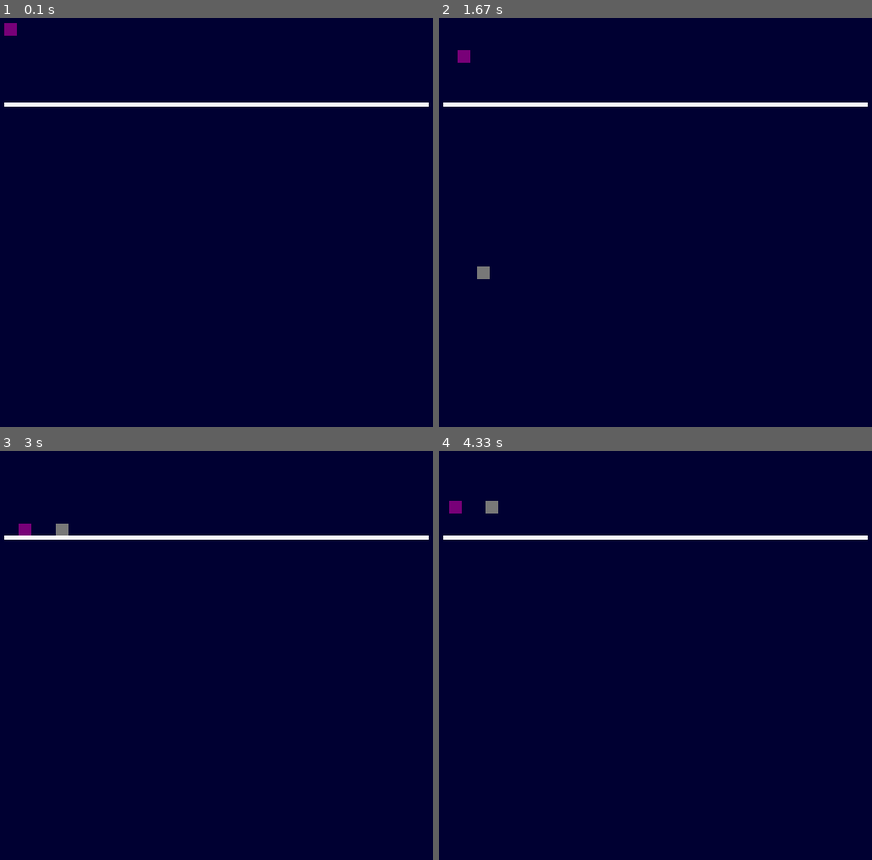
Above: before the commit, frames 1-4 (two rows, left to right).
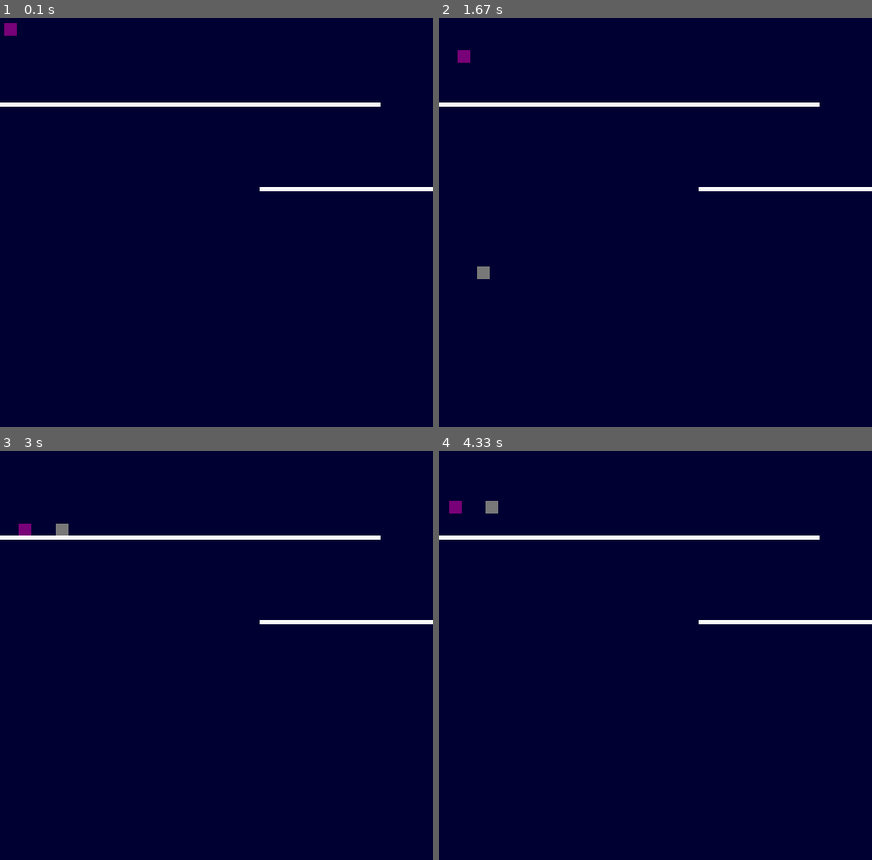
Above: after the commit, the same moments.

Repository: ezfe/Space-Attack
Game: pygame game, started from Space-Attack/main.py
Same seed, same stepped clock (60 frames per second), same inputs: the game is played once before the commit and once after it.
Inputs:
- Up to frame 1 (0.1 s): no input
- Up to frame 2 (1.67 s): tap A at 0.33 s; hold Right 0.67-1.13 s; hold D 0.67-1.13 s; hold Up 1.17-1.47 s; hold W 1.17-1.47 s; hold Right from 1.5 s (still down); hold D from 1.5 s (still down)
- Up to frame 3 (3 s): release Right at 1.97 s; release D at 1.97 s; hold Left 2-2.53 s; hold A 2-2.53 s; hold Left 2.57-2.97 s; hold A 2.57-2.97 s
- Up to frame 4 (4.33 s): hold Up 3-3.37 s; hold W 3-3.37 s; hold Right 3.4-4.03 s; hold D 3.4-4.03 s; hold Left from 4.07 s (still down); hold A from 4.07 s (still down)

The runs differ from the first frame. In frame 1, 0.5% of the frame differs, in the area x 0-100%, y 20-43%; in frame 2, 0.5%; in frame 3, 0.5%; in frame 4, 0.5%.

Commit message:
continued with improvements, like a boss

Diff:
--- a/Space-Attack/level.json
+++ b/Space-Attack/level.json
@@ -15,10 +15,16 @@
 		},
 	"walls": [
 		{
-			"width": 502,
+			"width": 450,
 			"height": 5,
-			"x": 5,
+			"x": 0,
 			"y": 100
+		},
+		{
+			"width": 205,
+			"height": 5,
+			"x": 307,
+			"y": 200
 		}
 	]
 }
--- a/Space-Attack/main.py
+++ b/Space-Attack/main.py
@@ -12,21 +12,21 @@
 class SpaceAttackApp(PygameApp):
     width = 512
     height = 512
+    level = {}
     def __init__(self):
         super().__init__(screensize = (self.width, self.height), title="Space Attack!")
         pygame.key.set_repeat(100)
         self.setbackgroundcolor((0,0,50))
         f = open('level.json',"r+")
-        level = json.loads(f.read())
+        self.level = json.load(f)
         f.close()
-        print(level)
-        self.player = Player(level['spawn']['player1']['x'], level['spawn']['player1']['y'],15,15,self.spritegroup)
+        self.player = Player(self.level['spawn']['player1']['x'], self.level['spawn']['player1']['y'],15,15,self.spritegroup)
         self.player.color = (120,120,120)
         self.player.draw()
-        self.player2 = Player(level['spawn']['player2']['x'], level['spawn']['player2']['y'],15,15,self.spritegroup)
+        self.player2 = Player(self.level['spawn']['player2']['x'], self.level['spawn']['player2']['y'],15,15,self.spritegroup)
         self.player2.color = (120,0,120)
         self.player2.draw()
-        for wall in level['walls']:
+        for wall in self.level['walls']:
             self.wall = Wall(wall['x'],wall['y'],wall['width'],wall['height'],self.spritegroup)
             self.wall.color = (250,250,250)
             self.wall.draw()
@@ -68,14 +68,16 @@
         self.y = self.y - self.yVelocity
         if self.yVelocity < -8:
             self.yVelocity = -12
-        if self.x < 0:
-            self.x += myapp.width
-        elif self.x > myapp.width:
-            self.x -= myapp.width
-        if self.y < 0:
-            self.y += myapp.height
-        elif self.y > myapp.height:
-            self.y -= myapp.height
+        if myapp.level['wrap']['horizontal']:
+            if self.x < 0:
+                self.x += myapp.width
+            elif self.x > myapp.width:
+                self.x -= myapp.width
+        if myapp.level['wrap']['vertical']:
+            if self.y < 0:
+                self.y += myapp.height
+            elif self.y > myapp.height:
+                self.y -= myapp.height
 
     def moveRight(self):
         self.xVelocity += 1
